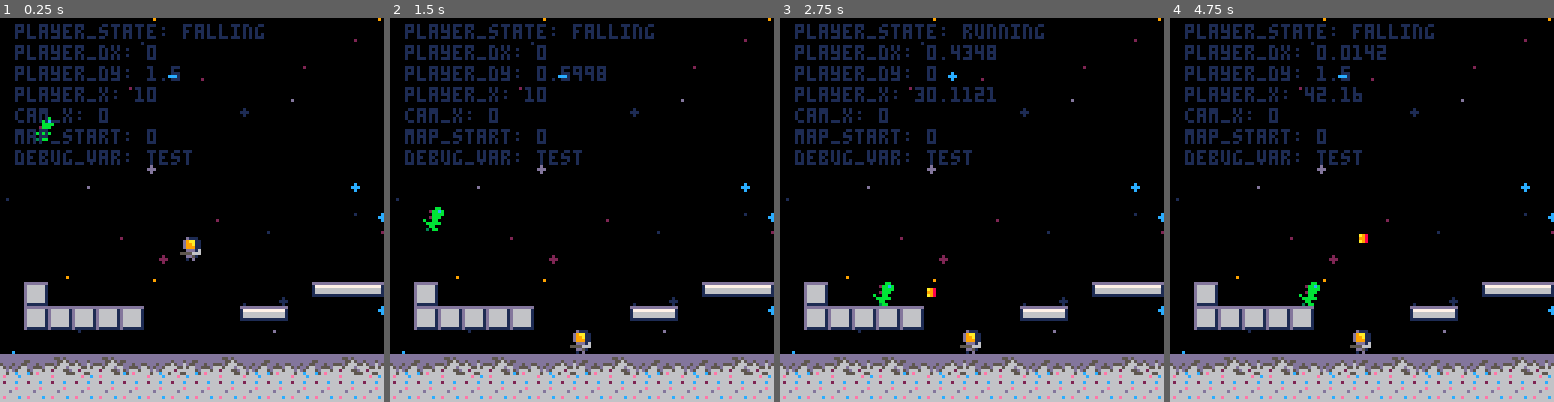
Above: before the commit, frames 1-4 (left to right).
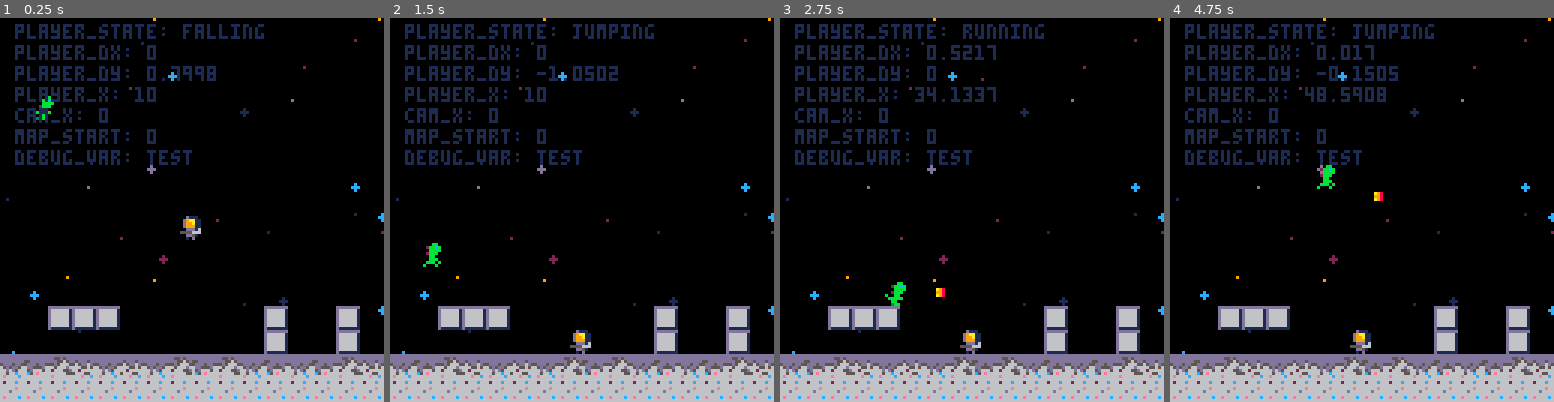
Above: after the commit, the same moments.

Repository: barddev/moonshot
Game: PICO-8 cartridge moonshot-refactor.p8
The game is run twice, just before and just after one commit, with the same random seed, the same clock (stepped at 60 frames per second) and the same inputs.
Inputs:
- Up to frame 1 (0.25 s): no input
- Up to frame 2 (1.5 s): tap X (X key) at 0.33, 1.07 s; tap O (Z key) at 0.7 s
- Up to frame 3 (2.75 s): hold Right 1.6-2.1 s; tap O (Z key) at 1.7, 2.1, 2.5 s; tap X (X key) at 1.85 s; hold Right from 2.47 s (still down)
- Up to frame 4 (4.75 s): tap O (Z key) every 0.4 s from 2.9 to 4.5 s; tap X (X key) at 2.97, 4.08 s; release Right at 3.03 s; hold Left 3.08-3.58 s; hold Right 4.02-4.68 s

The runs differ from the first frame. In frame 1, 5.0% of the frame differs, in the area x 6-100%, y 12-94%; in frame 2, 4.8%; in frame 3, 4.7%; in frame 4, 5.4%, in the area x 6-100%, y 1-94%.

Commit message:
moon jump

Diff:
--- a/moonshot-refactor.p8
+++ b/moonshot-refactor.p8
@@ -7,7 +7,7 @@
     debug = true,
 
     -- physics
-    grav = 0.10,
+    grav = 0.05,
     friction = 0.425,
 
     -- sprite flags
@@ -147,6 +147,9 @@
 -- todo fix this
 function gmap:draw()
     map(0, 0)
+end
+
+function actor_collision(actor_a, acotr_b)
 end
 
 -->8
@@ -298,8 +301,8 @@
     o.h = 8
     -- player x speed
     o.dx = 0
-    o.max_dx = 1
-    o.acc_x = 0.25
+    o.max_dx = 1.5
+    o.acc_x = 0.30
     -- player y speed
     o.dy = 0
     o.max_dy = 1.5
@@ -505,12 +508,6 @@
 function bullet:update()
     self.x += self.dx
     self.y += self.dy
-
-    collide_actor = actor_map_collision(self, actor_direction(self.flip),
-        globals.actor)
-    if collide_actor then
-        p.debug_var = tostring(collide_actor)
-    end
 end
 
 function bullet:draw()
@@ -718,7 +715,7 @@
 01000001000000000000000000000000000000000000000000000000000000000000000000000000000000000000000000000000000000000000000000000000
 01000001000000000000000000000000000000000000000000000000000000000000000000000000000000000000000000000000000000000000000000000000
 __gff__
-0080808080808000000000000000000000808080800000000000000000000000400000000000000000000000000000000000000000000000000000000000000001010101010101010000000000000002010101010101000000000000000000000101010100000000000000000000000001000000000000000000000000000001
+0080808080808000000000000000000000fefefefe0000000000000000000000400000000000000000000000000000000000000000000000000000000000000001010101010101010000000000000002010101010101000000000000000000000101010100000000000000000000000001000000000000000000000000000001
 0000000000000000000000000000000000000000000000000000000000000000000000000000000000000000000000000000000000000000000000000000000000000000000000000000000000000000000000000000000000000000000000000000000000000000000000000000000000000000000000000000000000000000
 __map__
 0000000000000000000000000000000000000000000000000000000000000000000000000000000000000000000000000000000000000000000000000000000000000000000000000000000000000000000000000000000000000000000000000000000000000000000000000000000000000000000000000000000000000000
@@ -732,16 +729,16 @@
 0000000000000000000000000000000000000000000000000000000000000000000000000000000000000000000000000000000000000000000000000000000000000000000000000000000000000000000000000000000000000000000000000000000000000000000000000000000000000000000000000000000000000000
 0000000000000000000000000000000000000000000000000000000000000000000000000000000000000000000000000000000000000000000000000000000000000000000000000000000000000000000000000000000000000000000000000000000000000000000000000000000000000000000000000000000000000000
 0000000000000000000000000000000000000000000000000000000000000000000000000000000000000000000000000000000000000000000000000000000000000000000000000000000000000000000000000000000000000000000000000000000000000000000000000000000000000000000000000000000000000000
-006000000000000000000000004d4e4f00000000000000000000000000000000000000000000000000000000000000000000000000000000000000000000000000000000000000000000000000000000000000000000000000000000000000000000000000000000000000000000000000000000000000000000000000000000
-006060606060000000004d4f0000000000000000000000000000000000000000000000000000000000000000000000000000000000000000000000000000000000000000000000000000000000000000000000000000000000000000000000000000000000000000000000000000000000000000000000000000000000000000
-0000000000000000000000000000000000000000000000000000000000000000000000000000000000000000000000000000000000000000000000000000000000000000000000000000000000000000000000000000000000000000000000000000000000000000000000000000000000000000000000000000000000000000
-6244424342446243444262446244424345000041434244624342444362424344000000000000000000000000000000000000000000000000000000000000000000000000000000000000000000000000000000000000000000000000000000000000000000000000000000000000000000000000000000000000000000000000
-5050505050505050505050505050505055000051505250545050505050505050000000000000000000000000000000000000000000000000000000000000000000000000000000000000000000000000000000000000000000000000000000000000000000000000000000000000000000000000000000000000000000000000
-…(8 lines of a section not shown)…
+0000000000000000000000000000000000414500000000000000000000000000000000000000000000000000000000000000000000000000000000000000000000000000000000000000000000000000000000000000000000000000000000000000000000000000000000000000000000000000000000000000000000000000
+0000606060000000000000600000600000515500000000000000000000000000000000000000000000000000000000000000000000000000000000000000000000000000000000000000000000000000000000000000000000000000000000000000000000000000000000000000000000000000000000000000000000000000
+0000000000000000000000600000600000516162450000000000000000000000000000000000000000000000000000000000000000000000000000000000000000000000000000000000000000000000000000000000000000000000000000000000000000000000000000000000000000000000000000000000000000000000
+6244424362436242444262446244424362446243446244624342444362424344000000000000000000000000000000000000000000000000000000000000000000000000000000000000000000000000000000000000000000000000000000000000000000000000000000000000000000000000000000000000000000000000
+5050505050505050505050505050505050505050505250545050505050505050000000000000000000000000000000000000000000000000000000000000000000000000000000000000000000000000000000000000000000000000000000000000000000000000000000000000000000000000000000000000000000000000
+…(8 lines of a section not shown)…
